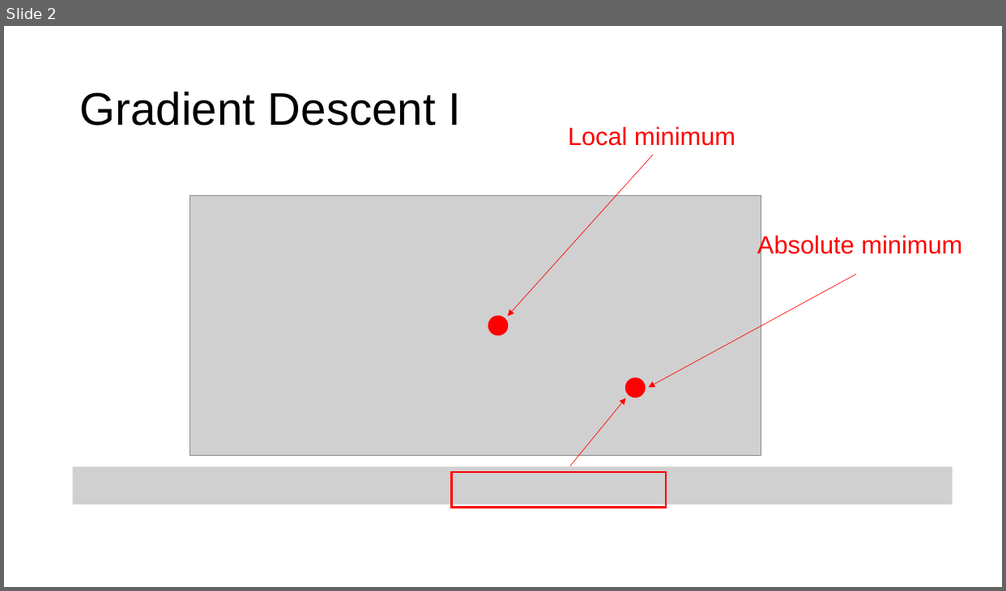
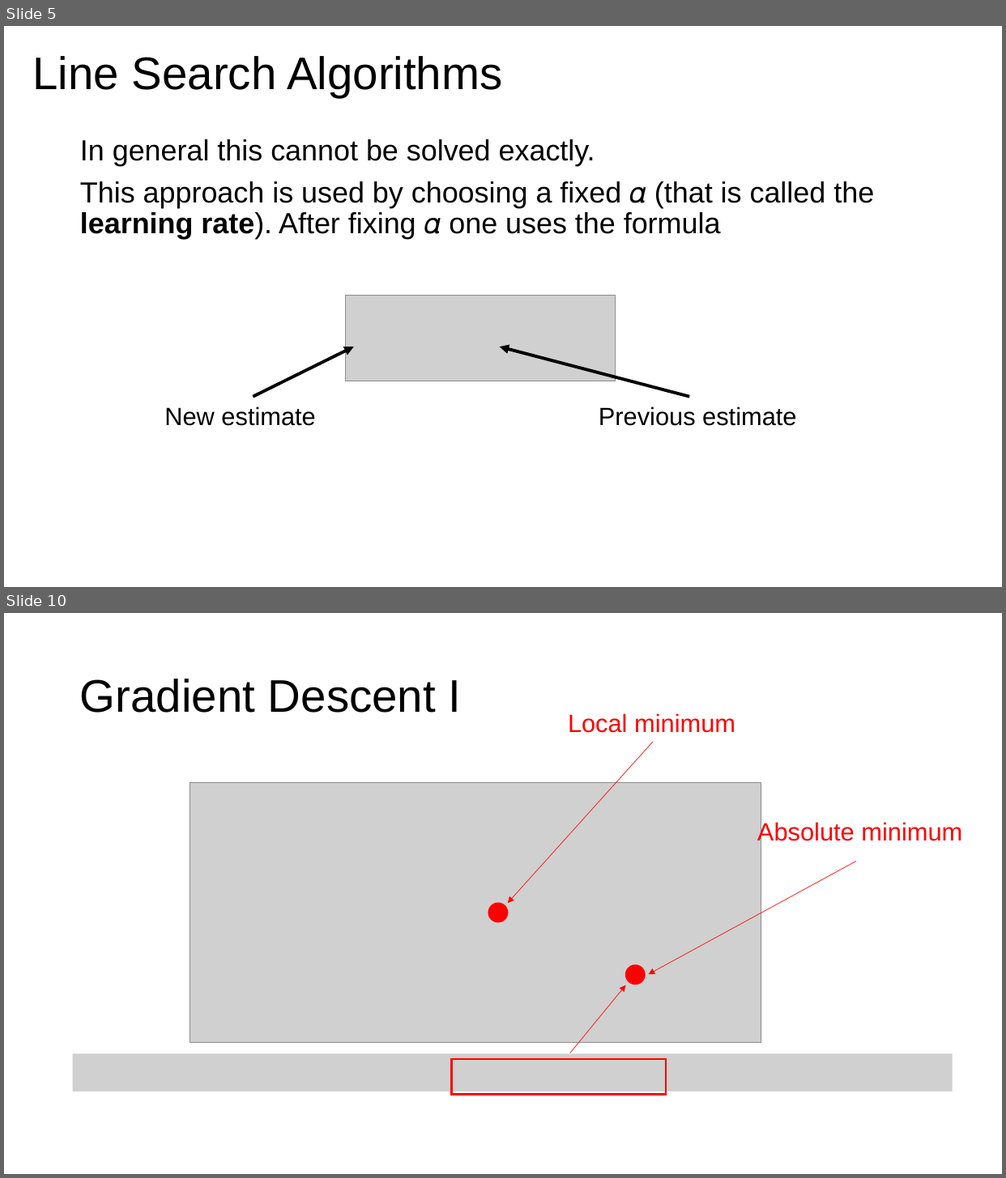
Before and after one commit to toelt-llc/MACHINE-LEARNING-SCHOOL-INAF, a slide deck: DAY1/02 - Calculus and Gradient Descent/Gradient Descent Part I.pptx. Shown one above the other, each under a label of ours: slide 2 before the commit, slides 5 and 10 after it; the slides between them are not shown. The pictures are 1006x591 and 1006x1178 pixels, drawn with LibreOffice and Linux fonts; fonts in the diff are those of the drawing; grey boxes stand for pictures. Boxes give left, top, right and bottom in pixels: in the first picture for what was removed or moved away, otherwise in the second. Text is boxed around its words. In the diff, an @@ line names an element or a change of style, - is before the commit and + after.

```diff
--- a/DAY1/02 - Calculus and Gradient Descent/Gradient Descent Part I.pptx
+++ b/DAY1/02 - Calculus and Gradient Descent/Gradient Descent Part I.pptx
@@ slide 5 added at <box>4,26,1002,587</box>, background #FFFFFF @@
@@ title added at <box>32,56,503,97</box>, 44 pt, text #000000 @@
+Line Search Algorithms
@@ text added at <box>80,139,874,239</box>, 28 pt, text #000000 @@
+In general this cannot be solved exactly.
+This approach is used by choosing a fixed 𝛼 (that is called the learning rate). After fixing 𝛼 one uses the formula
@@ group added at <box>164,295,796,426</box>: 2 texts, 2 arrows, 1 picture @@
+Previous estimate
+New estimate
@@ what was slide 2 is now slide 10 @@
```
Also in this commit, not shown: 9 other slides added, 1 slide removed, 3 other files.
